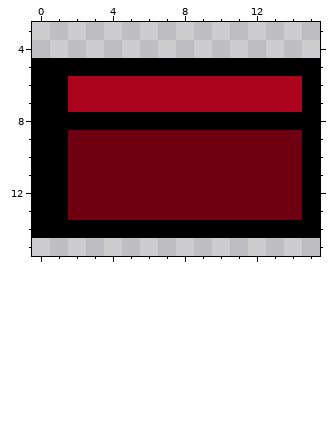
One commit to this pixel-art sprite: HermanElectro-master/GraphicsColor/powereddoor2.png. The picture above is the old version.
The file is 16x22 pixels. Colours within 5 levels of each other are drawn and written as one. Shown: x 0..15, y 3..15.
New version:
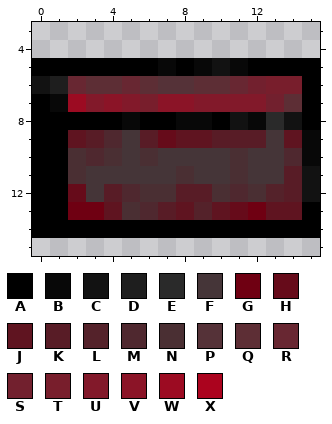
Palette (. is transparent): A #000000  B #080808  C #121212  D #1e1e1e  E #2a2a2a  F #453538  G #6f0012  H #660b1a  J #5f1420  K #581c26  L #54222a  M #4f282f  N #4a2f33  P #553238  Q #5d2e35  R #682732  S #72202e  T #781e2c  U #82192a  V #8b1427  W #9c0b22  X #ab031e
Difference:
The edit turns colour A into colour B in row 5 at x 7, 9 and 11; in row 7 at x 1; in row 8 at x 5, 8 to 9 and 12; in rows 9 to 10 at x 15.
The edit turns colour A into colour C in row 5 at x 10; in row 6 at x 0; in row 8 at x 11 and 14; in rows 11 to 12 at x 15.
The edit turns colour A into colour D in row 6 at x 1.
The edit turns colour A into colour E in row 8 at x 13.
The edit turns colour G into colour F in row 9 at x 5 and 13; in row 10 at x 5, 7 to 10 and 12 to 13; in row 11 at x 3 to 7, 9 to 10 and 12 to 13; in row 12 at x 3.
The edit turns colour G into colour H in row 9 at x 7; in row 12 at x 2; in row 13 at x 11.
The edit turns colour G into colour J in row 9 at x 2, 8 to 9 and 14; in row 13 at x 4, 8, 10 and 13 to 14.
The edit turns colour G into colour K in row 9 at x 3, 6 and 10 to 12; in row 11 at x 14; in row 12 at x 4, 8 to 9 and 14; in row 13 at x 7.
The edit turns colour G into colour L in row 12 at x 13; in row 13 at x 9.
The edit turns colour G into colour M in row 9 at x 4; in row 10 at x 3 and 14; in row 12 at x 5 and 11; in row 13 at x 6.
The edit turns colour G into colour N in row 10 at x 2, 4, 6 and 11; in row 11 at x 2, 8 and 11; in row 12 at x 6 to 7, 10 and 12; in row 13 at x 5.
The edit turns colour X into colour P in row 6 at x 7 to 8.
The edit turns colour X into colour Q in row 6 at x 3 to 4, 6 and 9 to 10; in row 7 at x 14.
The edit turns colour X into colour R in row 6 at x 2, 5 and 11.
The edit turns colour X into colour S in row 6 at x 12; in row 7 at x 13.
The edit turns colour X into colour T in row 6 at x 13 to 14; in row 7 at x 6.
The edit turns colour X into colour U in row 7 at x 3, 5 and 9 to 12.
The edit turns colour X into colour V in row 7 at x 4 and 7 to 8.
The edit turns colour X into colour W in row 7 at x 2.
Pixel boxes of the changes (left, top, right, bottom) in both pictures:
changed: (32, 58, 320, 220)
